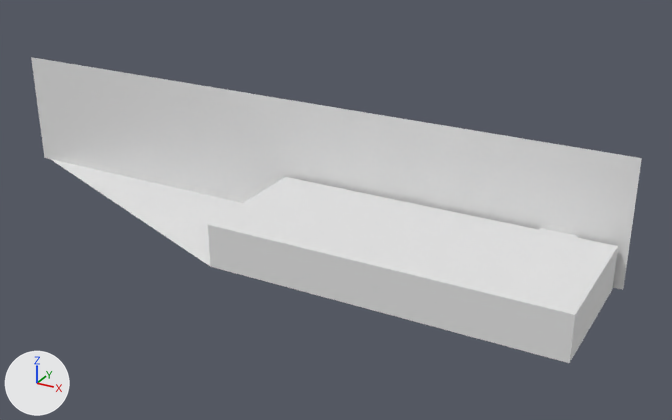
What one commit did to the FBX model AmongThemUnity/Assets/BlenderImport/Shop/Poor/BigPoorShop.fbx.
The view is the same before and after, from a 50 mm lens placed at (7.5, -44.4, 23.1), pointed at (-15.7, -2.3, 2.1). The axes (+X, +Y, +Z) are drawn at lower left. The lights are the same throughout. Where no turn or scale is listed for an object, it has been applied to the vertices. Vertices at the same position are counted once.

Names of what the first picture shows: 'BigPoorShop'.
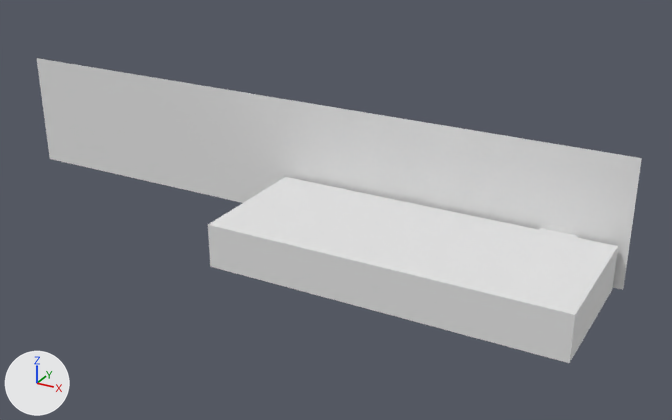
Scene script edits in JSON lines:
```json
{"block": "me_cube_218", "where": "me_cube_218.from_pydata(...)  # 24 vertices, 14 faces; spans x -40.5..0.0, y -8.1..0.0, z 0.0..7.2"}
{"block": "me_cube_218", "where": "# used by ob_bigpoorshop; location = (0.0, 0.0, 0.0)"}
{"block": "me_cube_218", "where": "# verts and faces of me_cube_218; kept vertices keep their numbers, new ones are numbered from 24"}
{"block": "me_cube_218", "where": "# before: 0 (-0.5, 0.0, 0.0) at pixel (613, 287), 1 (-0.5, -8.1, 0.0) at pixel (569, 363), 3 (-20.2, -8.1, 0.0) at pixel (210, 266), 5 (-40.5, 0.0, 2.5) at pixel (40, 124), 6 (-40.5, 0.0, 0.0) at pixel (44, 157)"}
{"block": "me_cube_218", "where": "# before: 7 (0.0, 0.0, 2.5) at pixel (629, 246), 9 (-40.5, 0.0, 7.2) at pixel (31, 57), 10 (0.0, 0.0, 7.2) at pixel (641, 158), 14 (-4.6, 0.0, 2.5) at pixel (540, 227), 17 (-0.5, -0.3, 0.0) at pixel (612, 289)"}
{"block": "me_cube_218", "where": "# before: 18 (-2.6, -0.3, 0.0), 19 (-40.0, 0.0, 0.0) at pixel (49, 158), 20 (-20.2, -0.3, 0.0), 21 (-4.6, 0.0, 0.0), 22 (-4.6, -0.3, 0.0)"}
{"block": "me_cube_218", "where": "# before: 23 (-2.6, 0.0, 0.0)"}
{"block": "me_cube_218", "change": "me_cube_218 part 1"}
{"op": "add", "block": "me_cube_218", "code": "delete_vertices([5, 6])  # with the faces that use them"}
{"op": "add", "block": "me_cube_218", "code": "delete_faces([(0, 19, 3, 1), (0, 17, 18, 23)])"}
{"op": "add", "block": "me_cube_218", "code": "verts[9] = (-40.0, 0.0, 7.2)  # moved, pixel (36, 58)"}
{"op": "add", "block": "me_cube_218", "code": "verts[24] = (-40.0, 0.0, 2.5)  # pixel (45, 125)"}
{"op": "add", "block": "me_cube_218", "code": "faces += [(1, 17, 20, 3), (14, 21, 19, 24), (7, 24, 9, 10), (18, 23, 21, 22)]"}
```

Changed parts and their boxes (x1, y1, x2, y2) in the pictures (672 x 420 px; the box of a moved part takes in the faces that stretch with it):
```json
{"object": "BigPoorShop", "change": "reshaped", "before": [31, 57, 642, 363], "after": [37, 58, 642, 363]}
{"part": 1, "of": "me_cube_218", "change": "moved or reshaped", "before": [31, 57, 642, 289], "after": [37, 58, 642, 246]}
```
